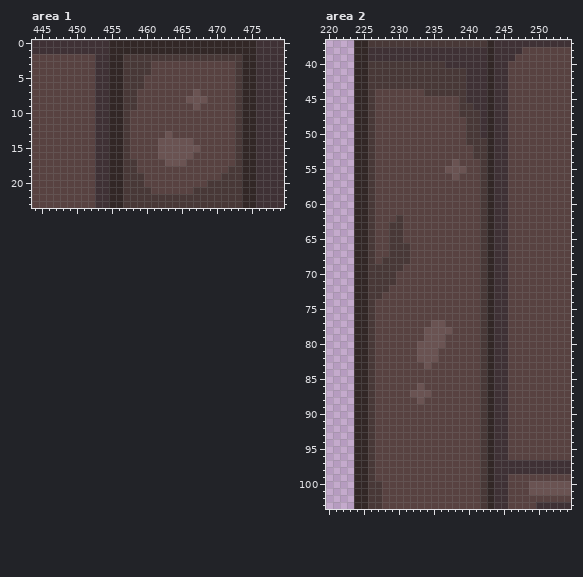
Two states of a pixel-art file, Aseprite/desk.aseprite. Above is the file before it was changed.
480x270 pixels, 1 frame. Pixels under 10% opacity are left out. Colours within 5 levels of each other are drawn and written as one. Shown: area 1: x 444..479, y 0..23; area 2: x 220..254, y 37..103. The commit also changed other parts of the picture, which this record leaves out.
New version:
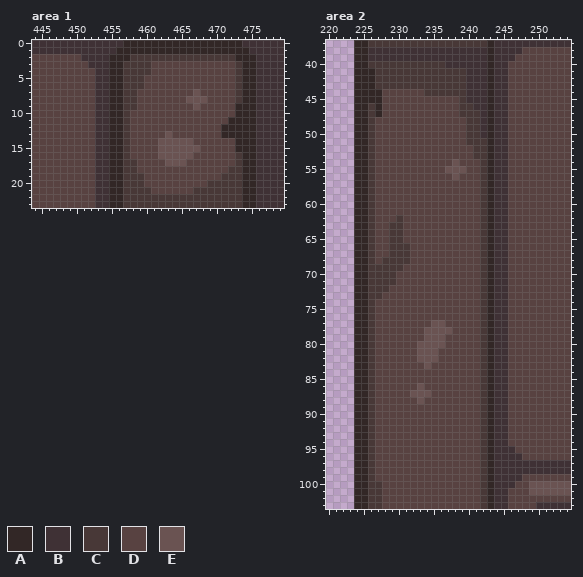
Palette (. is transparent): A #322726  B #3f3135  C #483837  D #584241  E #6a5352
Difference:
Changed rows in their new state; - is an unchanged pixel.
Area 1, layer "bg":
first column x 451:
 0 ----BB-----------------BB
 1 ----B-------------------B
 2 BB----A---------------A--
 3 -B-----------------------
first column x 471:
 9 --A
10 --A
11 -AA
12 AAA
13 AAA
14 --A
15 --A
Area 2, layer "bg":
first column x 226:
 41 A-
 42 A-
 43 A-
 44 AA
 45 AA
 46 -A
 47 -A
first column x 246:
 95 B-
 96 BB
 99 BB
100 B-
Where, in picture pixels (left, top, right, bottom), the same in both pictures:
changed: (81, 40, 130, 68)
changed: (235, 40, 256, 61)
changed: (221, 103, 242, 152)
changed: (368, 68, 382, 117)
changed: (508, 446, 522, 488)
